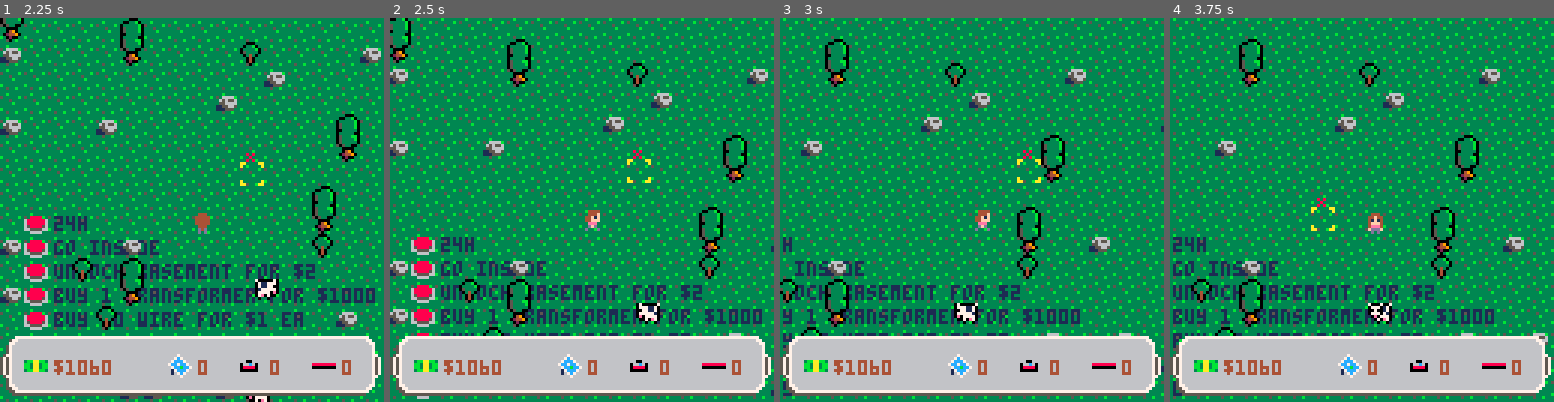
Above: before the commit, frames 1-4 (left to right).
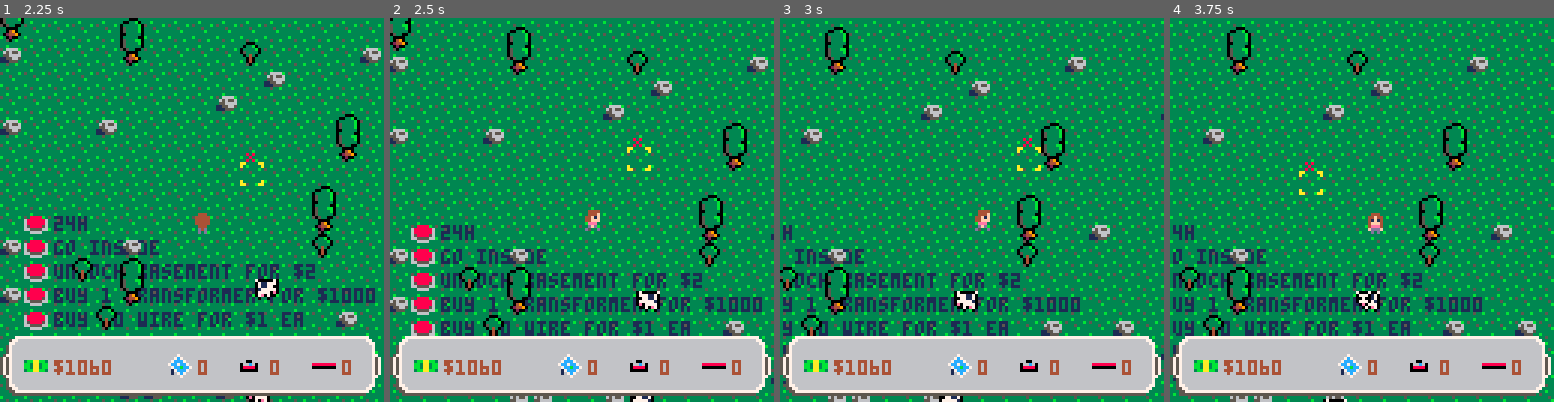
Above: after the commit, the same moments.

Repository: sargon2/pico8
Game: PICO-8 cartridge playground/solar_sally/solar_sally.p8
The game is run twice, just before and just after one commit, with the same random seed, the same clock (stepped at 60 frames per second) and the same inputs.
Inputs (mouse positions are in pixels of both pictures, inside the frame that each line leads up to):
- Up to frame 1 (2.25 s): tap X (X key) at 0.33, 1.07, 1.85 s; click (280, 121) at 0.67 s; tap O (Z key) at 0.7, 1.7, 2.1 s; click (46, 267) at 1.22 s; hold Right 1.6-2.1 s; click (107, 114) at 1.77 s; hold Up from 2.15 s (still down)
- Up to frame 2 (2.5 s): click (562, 259) at 2.32 s; release Up at 2.42 s; hold Right from 2.47 s (still down)
- Up to frame 3 (3 s): keep holding Right; tap O (Z key) at 2.5, 2.9 s; click (1014, 106) at 2.87 s; tap X (X key) at 2.97 s
- Up to frame 4 (3.75 s): release Right at 3.03 s; hold Left 3.08-3.58 s; tap O (Z key) at 3.3, 3.7 s; click (1465, 256) at 3.42 s; hold Down from 3.63 s (still down)

Frame 1 is identical in both runs. In frame 2, 28% of the frame differs, in the area x 0-100%, y 0-100%; in frame 3, 26%; in frame 4, 29%.

Commit message:
Minor cleanup

Diff:
--- a/playground/solar_sally/components/Settings.lua
+++ b/playground/solar_sally/components/Settings.lua
@@ -7,3 +7,5 @@
 Settings_start_panels = 0
 Settings_start_transformers = 0
 Settings_start_wire = 0
+Settings_max_selection_range = 2.5
+Settings_selection_speed = 12
--- a/playground/solar_sally/systems/Placement.lua
+++ b/playground/solar_sally/systems/Placement.lua
@@ -44,7 +44,7 @@
     Sprites_draw_spr(Placement.sel_sprite,Placement.sel_x,Placement.sel_y-1)
 end
 
-function Placement.rotate_place_ent_id()
+function Placement._rotate_place_ent_id()
     Placement.placeable_index %= #Placement.placeable_entities
     Placement.placeable_index += 1
 
@@ -53,7 +53,7 @@
 
 function Placement.rotate_with_inventory_check()
     local start_index = Placement.placeable_index
-    Placement.rotate_place_ent_id()
+    Placement._rotate_place_ent_id()
 
     -- Does the player have one to place?
     while Inventory.get(Placement.place_ent_id) <= 0 do
@@ -63,7 +63,7 @@
             return
         end
         -- Rotate again
-        Placement.rotate_place_ent_id()
+        Placement._rotate_place_ent_id()
     end
 end
 
@@ -207,9 +207,19 @@
     return "no_action", nil, Sprite_id_no_action
 end
 
+function limit_to(val, min, max)
+    if val < min then
+        return -1, min
+    elseif val > max then
+        return 1, max
+    end
+    return 0, val
+end
+
 function Placement_handle_character_movement(is_first_movement_frame, elapsed, x, y) -- TODO this function has side effects
-    local max_sel_range=2 -- TODO move these things to settings
-    local sel_speed = 12
+    -- Takes in the user's requested movement vector.
+    -- Moves the selection box first, then both box and character once it reaches max range.
+    -- Returns the character's modified movement vector.
 
     -- Is it the first movement frame?
     if is_first_movement_frame then
@@ -219,31 +229,18 @@
         y=y/2
     else
         -- Then for subsequent frames, we normalize the movement speed to the frame rate.
-        x, y = normalize(x, y, sel_speed*elapsed)
+        x, y = normalize(x, y, Settings_selection_speed*elapsed)
     end
 
     local char_x, char_y = SmoothLocations_get_location(Entities_Character)
 
     -- If we're at the max selection range, move the character
-    Placement.sel_x_p += x
-    Placement.sel_y_p += y
-
-    local char_new_x = 0
-    local char_new_y = 0
-    if Placement.sel_x_p > char_x + max_sel_range + .5 then
-        char_new_x = 1
-        Placement.sel_x_p = char_x + max_sel_range + .5
-    elseif Placement.sel_x_p < char_x - max_sel_range + .5 then
-        char_new_x = -1
-        Placement.sel_x_p = char_x - max_sel_range + .5
-    end
-    if Placement.sel_y_p > char_y + max_sel_range + .5 then
-        char_new_y = 1
-        Placement.sel_y_p = char_y + max_sel_range + .5
-    elseif Placement.sel_y_p < char_y - max_sel_range + .5 then
-        char_new_y = -1
-        Placement.sel_y_p = char_y - max_sel_range + .5
-    end
+
+    local char_new_x
+    local char_new_y
+    char_new_x, Placement.sel_x_p = limit_to(Placement.sel_x_p + x, char_x - Settings_max_selection_range, char_x + Settings_max_selection_range)
+    char_new_y, Placement.sel_y_p = limit_to(Placement.sel_y_p + y, char_y - Settings_max_selection_range, char_y + Settings_max_selection_range)
+
     Placement.sel_x = flr(Placement.sel_x_p)
     Placement.sel_y = flr(Placement.sel_y_p)
 
